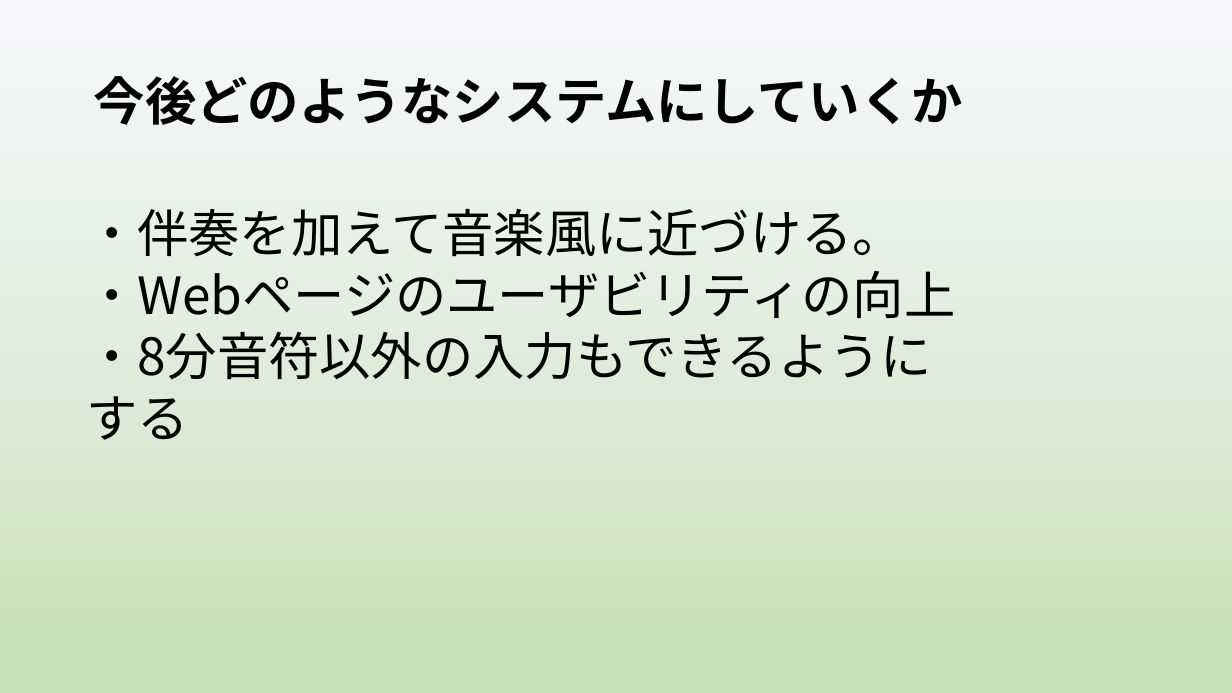
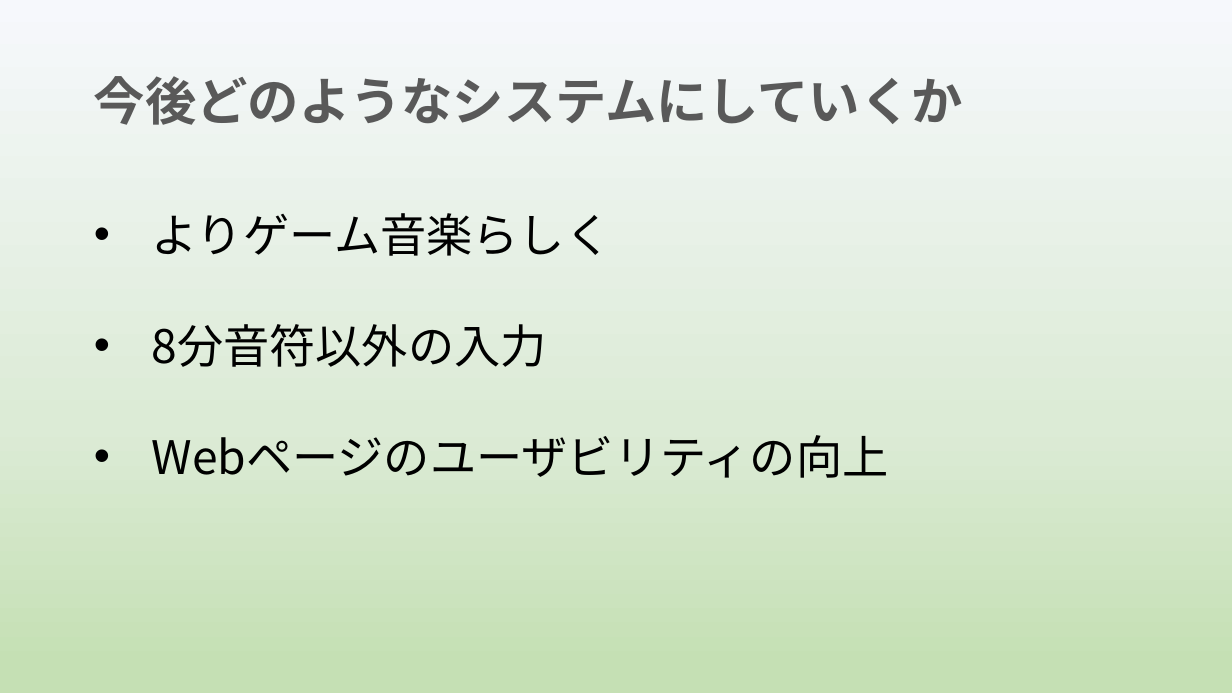
Before and after one commit to yoshitake266/bitComposer_prj, a slide deck: slide 9 of presentation/bit Composer2.pptx. Drawn at 1232x693 pixels with LibreOffice and Linux fonts; fonts in the diff are those of the drawing. Boxes give left, top, right and bottom in pixels: in the first picture for what was removed or moved away, otherwise in the second. Text is boxed around its words. In the diff, an @@ line names an element or a change of style, - is before the commit and + after.

```diff
--- a/presentation/bit Composer2.pptx
+++ b/presentation/bit Composer2.pptx
@@ title "今後どのようなシステムにしていくか" at <box>94,76,963,125</box>: text colour #000000 to #595959 @@
@@ text at <box>152,213,889,478</box>: text changed; size 40 to 36 pt @@
-・伴奏を加えて音楽風に近づける。
-・Webページのユーザビリティの向上
-・8分音符以外の入力もできるようにする
+• よりゲーム音楽らしく
+• 8分音符以外の入力
+• Webページのユーザビリティの向上
```
Also in this commit, not shown: 6 other slides changed.
